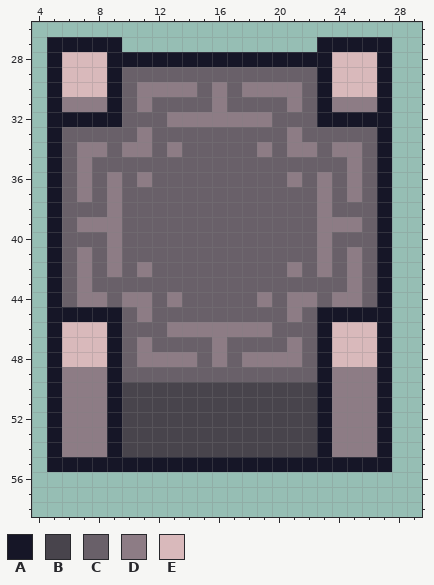
Pixel-art file -- Assets/Resources/Textures/Newwall.aseprite. The picture above was drawn from the file before the commit.
33x79 pixels, 1 frame. Shown: x 4..29, y 26..58.
Palette (. is transparent): A #161627  B #48444c  C #696069  D #8d7c85  E #d9b9bb
Pixels before, first column x 5:
27 AAAAA.............AAAAA
28 AEEEAAAAAAAAAAAAAAAEEEA
29 AEEEACCCCCCCCCCCCCAEEEA
30 AEEEACDDDDCDCDDDDCAEEEA
31 ADDDACDCCCCDCCCCDCADDDA
32 AAAAACCCDDDDDDDCCCAAAAA
33 ACCCCCDCCCCCCCCCDCCCCCA
34 ACDDCDDCDCCCCCDCDDCDDCA
35 ACDCCCCCCCCCCCCCCCCCDCA
36 ACDCDCDCCCCCCCCCDCDCDCA
37 ACDCDCCCCCCCCCCCCCDCDCA
38 ACCCDCCCCCCCCCCCCCDCCCA
39 ACDDDCCCCCCCCCCCCCDDDCA
40 ACCCDCCCCCCCCCCCCCDCCCA
41 ACDCDCCCCCCCCCCCCCDCDCA
42 ACDCDCDCCCCCCCCCDCDCDCA
43 ACDCCCCCCCCCCCCCCCCCDCA
44 ACDDCDDCDCCCCCDCDDCDDCA
45 AAAAACDCCCCCCCCCDCAAAAA
46 AEEEACCCDDDDDDDCCCAEEEA
47 AEEEACDCCCCDCCCCDCAEEEA
48 AEEEACDDDDCDCDDDDCAEEEA
49 ADDDACCCCCCCCCCCCCADDDA
50 ADDDABBBBBBBBBBBBBADDDA
51 ADDDABBBBBBBBBBBBBADDDA
52 ADDDABBBBBBBBBBBBBADDDA
53 ADDDABBBBBBBBBBBBBADDDA
54 ADDDABBBBBBBBBBBBBADDDA
55 AAAAAAAAAAAAAAAAAAAAAAA
New version:
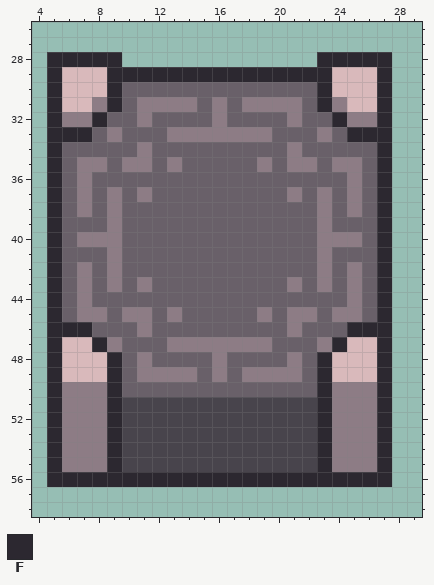
Colours new in this view: F #2c2830
The exact change:
Layer "Layer 10":
The author changed colour A to colour B in row 55 at x 10 to 22.
The author changed colour A to colour C in row 32 at x 9 and 23; in row 45 at x 6, 9, 23 and 26; in row 46 at x 9 and 23.
The author changed colour B to colour C in row 50 at x 10 to 22.
The author changed colour D to colour C in row 30 at x 11 to 14, 16 and 18 to 21; in row 32 at x 13 to 15 and 17 to 19; in row 33 at x 11 and 21; in row 34 at x 7 to 8, 10, 13, 19, 22 and 24 to 25; in row 36 at x 9, 11, 21 and 23; in row 39 at x 7 to 8 and 24 to 25.
The author changed colour D to colour C in row 41 at x 7 and 25; in row 42 at x 11 and 21; in row 44 at x 8, 10 to 11, 13, 19, 21 to 22 and 24; in row 46 at x 13 to 19; in row 47 at x 11 and 21; in row 48 at x 12 to 14 and 18 to 20.
The author changed colour E to colour C in row 46 at x 8 and 24.
The author changed colour A to colour D in row 32 at x 6 to 7 and 25 to 26; in row 45 at x 7 to 8 and 24 to 25; in row 47 at x 9 and 23; in row 55 at x 6 to 8 and 24 to 26.
The author changed colour C to colour D in row 31 at x 12 to 14 and 18 to 20; in row 32 at x 11 and 21; in row 33 at x 9, 13 to 19 and 23; in row 35 at x 8, 10 to 11, 13, 19, 21 to 22 and 24; in row 37 at x 11 and 21; in row 38 at x 7 and 25.
The author changed colour C to colour D in row 40 at x 7 to 8 and 24 to 25; in row 43 at x 9, 11, 21 and 23; in row 45 at x 10, 13, 19 and 22; in row 46 at x 11 and 21; in row 47 at x 13 to 15 and 17 to 19; in row 49 at x 11 to 14, 16 and 18 to 21.
The author changed colour D to colour E in row 31 at x 6 to 7 and 25 to 26; in row 49 at x 6 to 8 and 24 to 26.
Colour F now appears in row 56 at x 5 to 27.
The author changed colour A to colour F in rows 28 to 31 at x 5, 9, 23 and 27; in row 32 at x 5, 8, 24 and 27; in rows 33 to 47 at x 5 and 27; in rows 48 to 55 at x 5, 9, 23 and 27.
The author changed colour C to colour F in row 29 at x 10 to 22; in row 33 at x 6 to 7 and 25 to 26.
The author changed colour E to colour F in row 28 at x 6 to 8 and 24 to 26; in row 46 at x 6 to 7 and 25 to 26; in row 47 at x 8 and 24.
The edit erases colour A in row 27 at x 5 to 9 and 23 to 27; in row 28 at x 10 to 22.
Changed places in both pictures, as pixel boxes (x1, y1, x2, y2):
changed: (47, 37, 392, 487)
